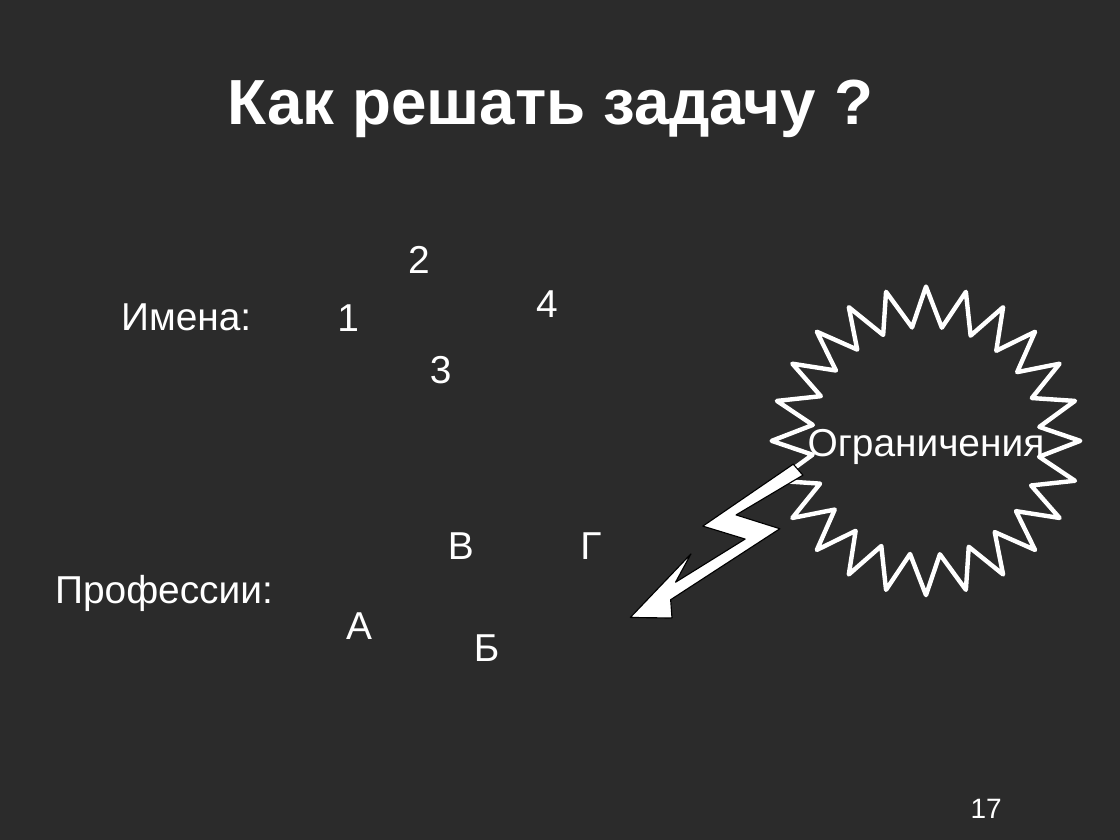
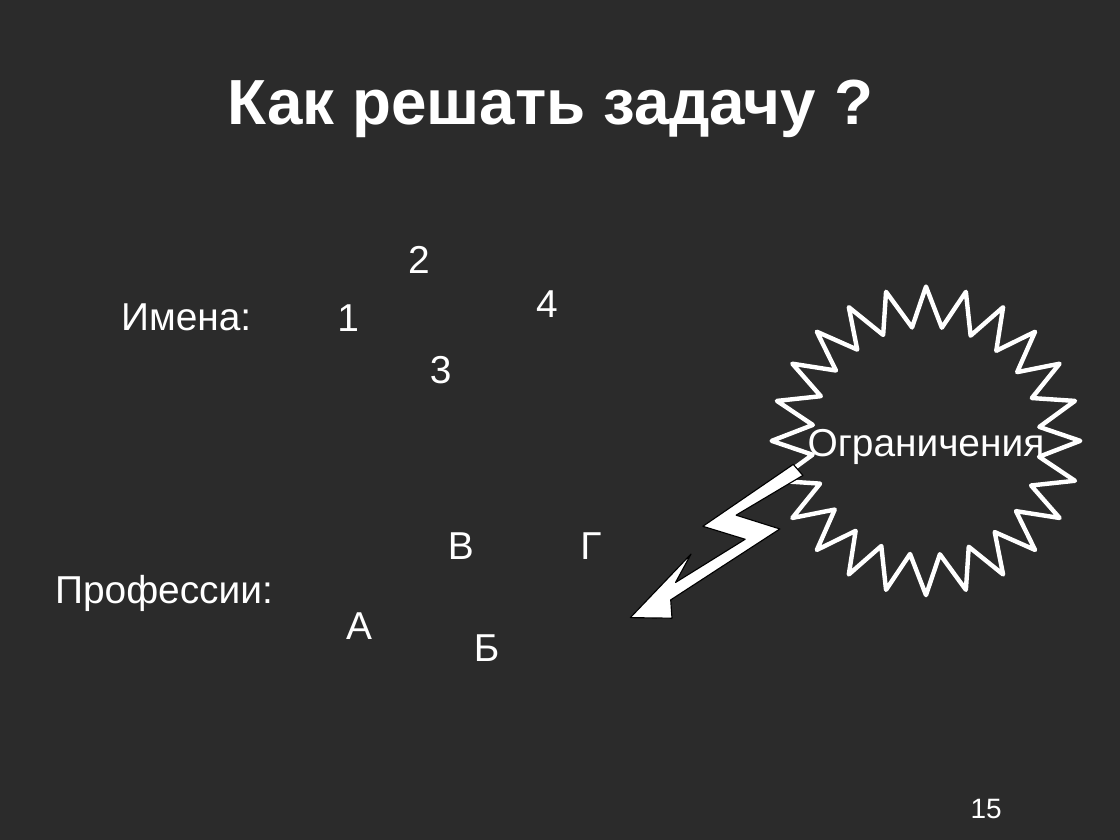
Before and after one commit to kevroletin/Coursework, a slide deck: slide 15 of 236_Кевролетин_презентация.ppt (slide 17 before the commit). Drawn at 1120x840 pixels with LibreOffice and Linux fonts; fonts in the diff are those of the drawing; background and template pictures are left out; a plain dark background stands for a picture behind light text. Boxes give left, top, right and bottom in pixels: in the first picture for what was removed or moved away, otherwise in the second. Text is boxed around its words. In the diff, an @@ line names an element or a change of style, - is before the commit and + after.

```diff
--- a/236_Кевролетин_презентация.ppt
+++ b/236_Кевролетин_презентация.ppt
@@ freeform shape at (630, 441, 816, 657): outline redrawn @@
@@ page number at (971, 798, 1002, 819): text changed @@
-17
+15
```
Also in this commit, not shown: 8 other slides changed, 3 slides removed.
